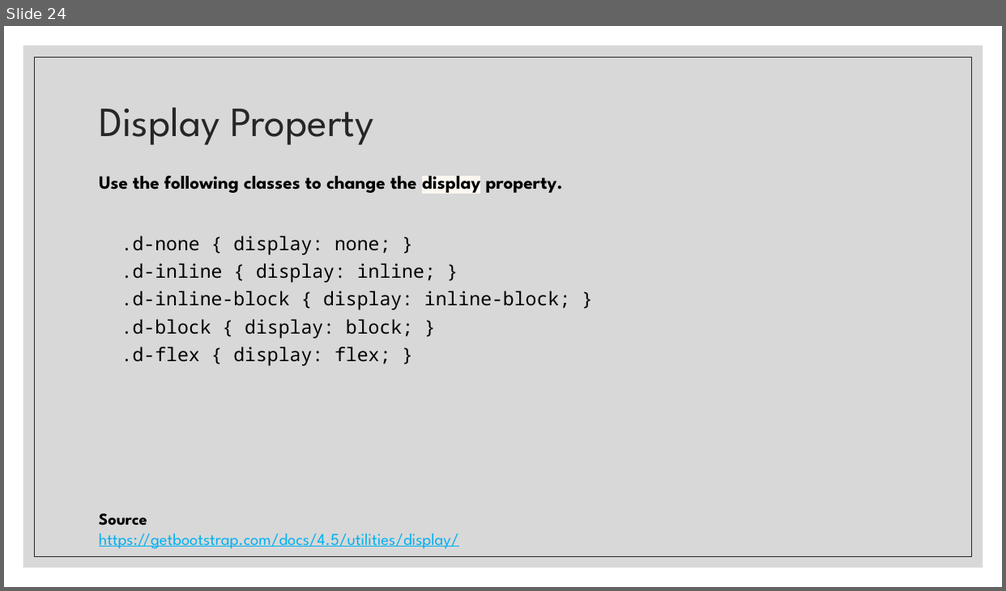
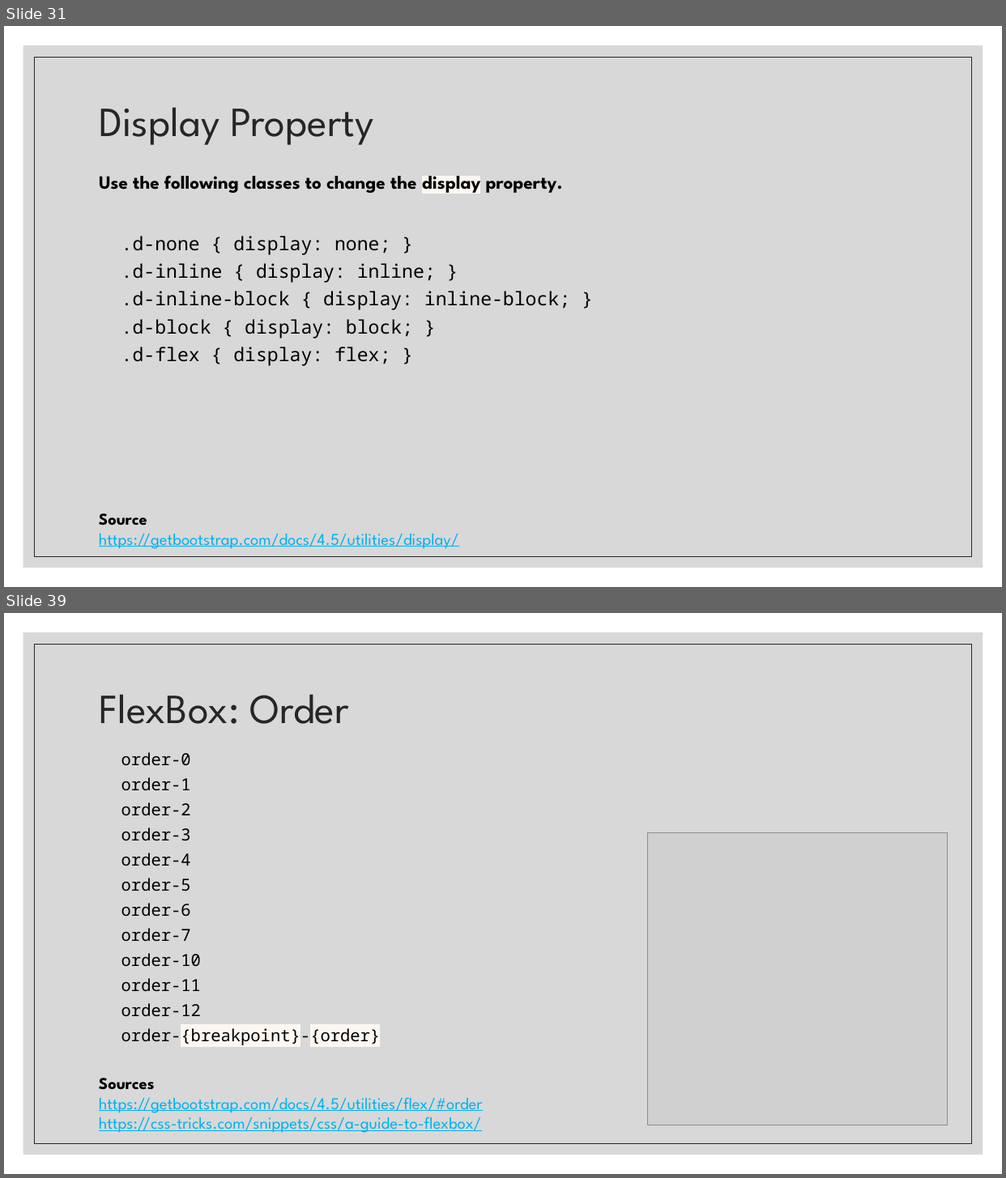
Before and after one commit to paulsmithkc/awd1000_base_lab_and_homework, a slide deck: bootstrap/slides/Intro to Bootstrap.pptx. Shown one above the other, each under a label of ours: slide 24 before the commit, slides 31 and 39 after it; the slides between them are not shown. The pictures are 1006x591 and 1006x1178 pixels, drawn with LibreOffice and Linux fonts; fonts in the diff are those of the drawing; grey boxes stand for pictures. Boxes give left, top, right and bottom in pixels: in the first picture for what was removed or moved away, otherwise in the second. Text is boxed around its words. In the diff, an @@ line names an element or a change of style, - is before the commit and + after.

Commit message:
Finishing up flexbox section

```diff
--- a/bootstrap/slides/Intro to Bootstrap.pptx
+++ b/bootstrap/slides/Intro to Bootstrap.pptx
@@ slide 39 added at (x1=4, y1=613, x2=1002, y2=1174), background #FFFFFF; not listed: 2 template elements that a slide beside it also shows @@
@@ title added at (x1=99, y1=694, x2=349, y2=724), 40 pt, text #262626 @@
+FlexBox: Order
@@ text added at (x1=121, y1=752, x2=380, y2=1046), 16 pt, text #000000 @@
+  order-0
+  order-1
+  order-2
+  order-3
+  order-4
+  order-5
+  order-6
+  order-7
+  order-10
+  order-11
+  order-12
+  order-{breakpoint}-{order}
@@ picture added at (x1=648, y1=833, x2=948, y2=1126) @@
@@ text added at (x1=99, y1=1078, x2=483, y2=1133), 16 pt, text #00B0F0, underline @@
+Sources
+https://getbootstrap.com/docs/4.5/utilities/flex/#order
+https://css-tricks.com/snippets/css/a-guide-to-flexbox/
@@ what was slide 24 is now slide 31 @@
```
Also in this commit, not shown: 2 slides changed, 16 other slides added.
